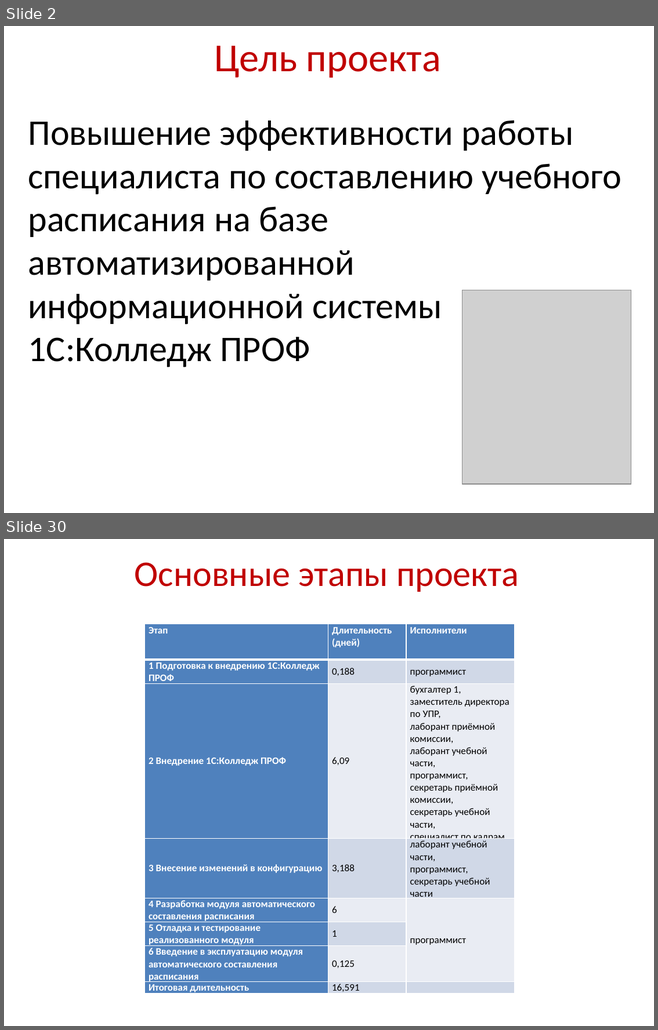
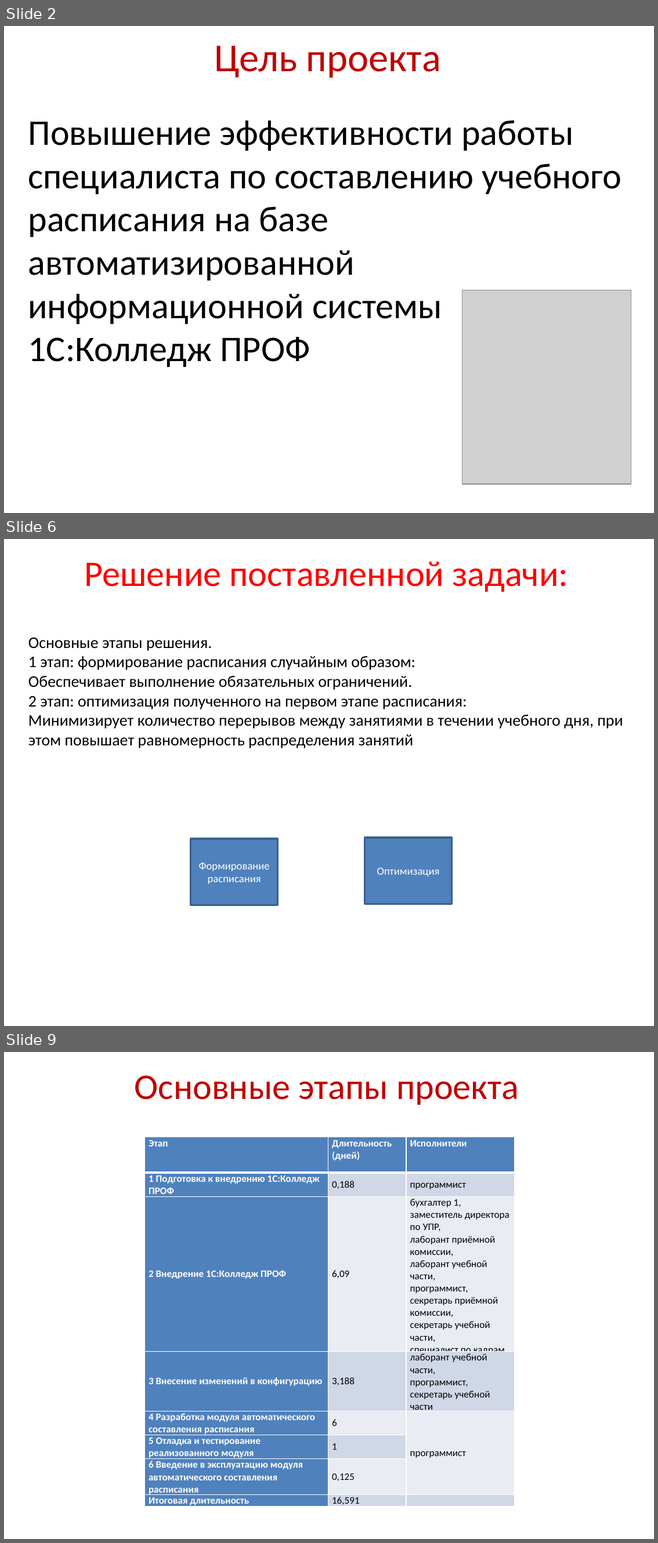
Before and after one commit to rasmushippy/dip, a slide deck: диплом/Презентация к диплому.pptx. Shown one above the other, each under a label of ours: slides 2 and 30 before the commit, slides 2, 6 and 9 after it; the slides between them are not shown. The pictures are 658x1030 and 658x1543 pixels, drawn with LibreOffice and Linux fonts; fonts in the diff are those of the drawing; grey boxes stand for pictures; background and template pictures are left out. Boxes give left, top, right and bottom in pixels: in the first picture for what was removed or moved away, otherwise in the second. Text is boxed around its words. In the diff, an @@ line names an element or a change of style, - is before the commit and + after.

```diff
--- a/диплом/Презентация к диплому.pptx
+++ b/диплом/Презентация к диплому.pptx
@@ slide 6 added at <box>4,539,654,1026</box>, background picture (left out) @@
@@ text added at <box>84,562,568,592</box>, 40 pt, text #FF0000 @@
+Решение поставленной задачи:
@@ text added at <box>28,638,622,748</box>, 18 pt, text #000000 @@
+Основные этапы решения.
+1 этап: формирование расписания случайным образом:
+Обеспечивает выполнение обязательных ограничений.
+2 этап: оптимизация полученного на первом этапе расписания:
+Минимизирует количество перерывов между занятиями в течении учебного дня, при этом повышает равномерность распределения занятий
@@ rectangle added at <box>190,839,278,906</box>, fill #4F81BD, outline #3A5F8C 2 pt, 12 pt, text #FFFFFF @@
+Формирование расписания
@@ rectangle added at <box>365,838,452,904</box>, fill #4F81BD, outline #3A5F8C 2 pt, 12 pt, text #FFFFFF @@
+Оптимизация
@@ what was slide 30 is now slide 9 @@
```
Also in this commit, not shown: 2 slides changed, 4 other slides added, 32 slides removed, 4 other files.
